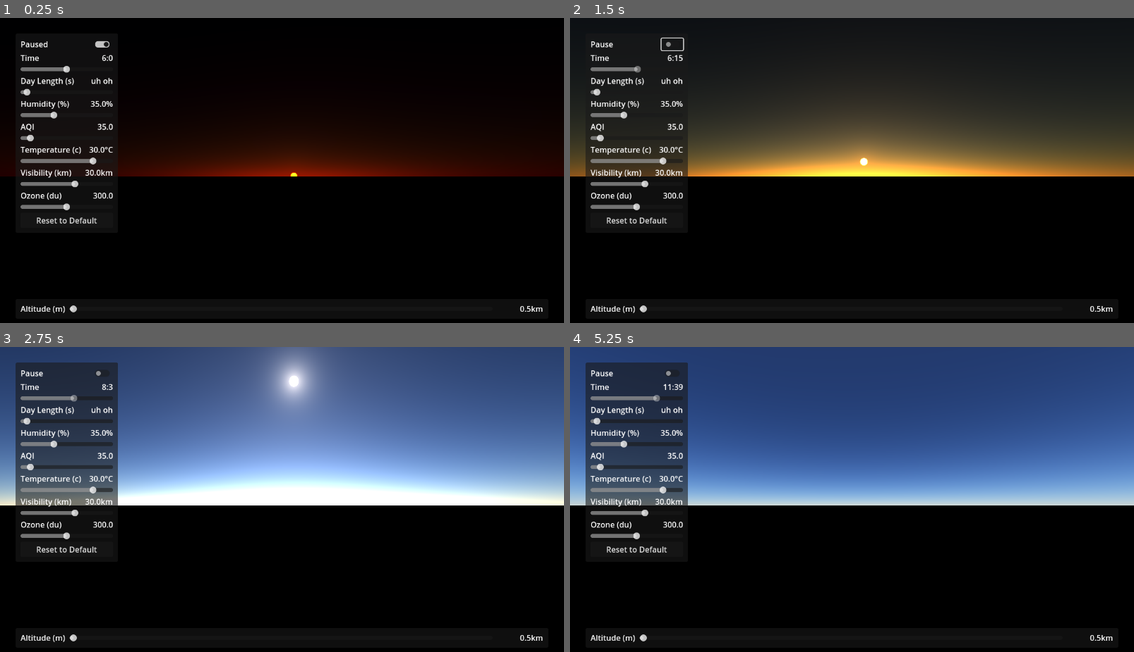
Above: before the commit, frames 1-4 (two rows, left to right).
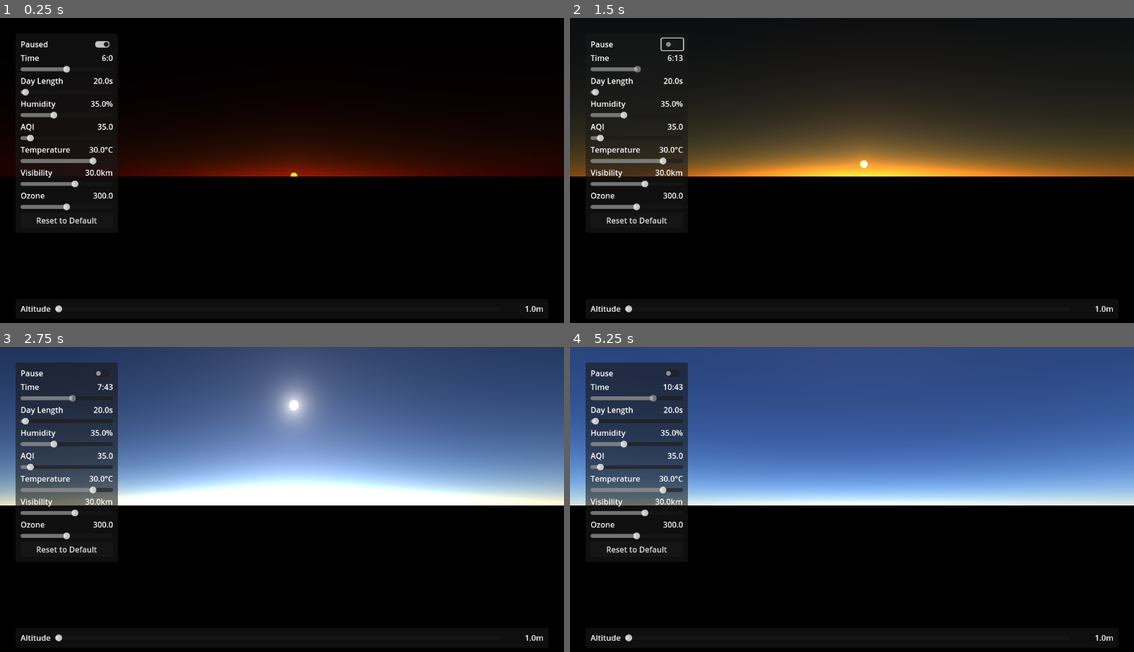
Above: after the commit, the same moments.

Repository: FroggLeo/godot-dynamic-environment
Game: Godot game, scene res://world/world.tscn
Same seed, same stepped clock (60 frames per second), same inputs: the game is played once before the commit and once after it.
Inputs (mouse positions are in pixels of both pictures, inside the frame that each line leads up to):
- Up to frame 1 (0.25 s): no input
- Up to frame 2 (1.5 s): tap Enter at 0.5 s; move the mouse to (976, 161) at 0.52 s; hold Right 0.53-1.25 s; hold Right mouse button (move_camera) 0.53-1.25 s; click (671, 45) at 1.25 s
- Up to frame 3 (2.75 s): move the mouse to (169, 520) at 2.02 s; hold Down from 2.03 s (still down); tap Alt at 2.1 s
- Up to frame 4 (5.25 s): move the mouse to (908, 435) at 2.77 s; release Down at 2.78 s; hold Right 2.78-3.53 s; tap Shift at 2.85, 5.1 s; move the mouse to (823, 569) at 3.52 s; hold Up 3.53-4.28 s; right-click (823, 569) at 3.6 s; move the mouse to (1021, 551) at 4.27 s; hold Left from 4.28 s (still down); tap Alt at 4.35 s; move the mouse to (682, 456) at 5.02 s

The runs differ from the first frame. In frame 1, 0.3% of the frame differs, in the area x 3-97%, y 19-97%; in frame 2, 1.2%; in frame 3, 2.1%; in frame 4, 7.4%, in the area x 3-100%, y 12-97%.

Commit message:
fix slider bug when time is unpaused, small text changes

Diff:
--- a/godot_project/environment_system.gd
+++ b/godot_project/environment_system.gd
@@ -23,7 +23,7 @@
 @export_range(150.0, 450.0, 1.0) var ozone_du := 300.0:
 	set(v): ozone_du = v; _update_atmosphere()
 
-@export_range(1.0, 99999.0, 0.01) var camera_altitude := 0.5:
+@export_range(1.0, 99999.0, 0.01) var camera_altitude := 1.0:
 	set(v): camera_altitude = v; _update_atmosphere()
 
 @export var day_length: float = 20.0
--- a/godot_project/world/player_controller/ui.gd
+++ b/godot_project/world/player_controller/ui.gd
@@ -7,6 +7,9 @@
 
 @onready var time := %time
 @onready var time_v := %vtime
+
+@onready var daylen := %dayl
+@onready var daylen_v := %vdayl
 
 @onready var humidity := %humidity
 @onready var humidity_v := %vhumidity
@@ -38,7 +41,11 @@
 	if "time" in env:
 		print("time good")
 		time.value = env.time
-		time.value_changed.connect(func(v): env.time = v)
+		time.value_changed.connect(_time_slider_update)
+	if "day_length" in env:
+		print("daylength good")
+		daylen.value = env.day_length
+		daylen.value_changed.connect(func(v): env.day_length = v)
 	if "humidity" in env:
 		print("humidity good")
 		humidity.value = env.humidity
@@ -65,6 +72,9 @@
 		altitude.value_changed.connect(func(v): env.camera_altitude = v)
 
 
+func _time_slider_update(v: float):
+	env.time = v
+
 # quick custom clock function
 func time_to_24h(envtime: float) -> String:
 	var total_minutes := int(envtime * 24 * 60 + 18 * 60) % (24 * 60)
@@ -76,14 +86,21 @@
 func _process(_delta: float) -> void:
 	if "time" in env and "paused" in env:
 		if pause.button_pressed:
+			if !time.value_changed.is_connected(_time_slider_update):
+				time.value_changed.connect(_time_slider_update)
 			time.editable = true
 			pause_v.text = "Paused"
 		else:
+			if time.value_changed.is_connected(_time_slider_update):
+				# disconnect the slider so that it doesn't do weird feedback
+				time.value_changed.disconnect(_time_slider_update)
 			time.editable = false
 			time.value = env.time
 			pause_v.text = "Pause"
 	if "time" in env:
 		time_v.text = str(time_to_24h(env.time))
+	if "day_length" in env:
+		daylen_v.text = str(env.day_length) + "s"
 	if "humidity" in env:
 		humidity_v.text = str(env.humidity * 100) + "%"
 	if "aqi" in env:
@@ -95,4 +112,4 @@
 	if "ozone_du" in env:
 		ozone_v.text = str(env.ozone_du)
 	if "camera_altitude" in env:
-		altitude_v.text = str(env.camera_altitude) + "km"
+		altitude_v.text = str(env.camera_altitude) + "m"
--- a/godot_project/world/world.tscn
+++ b/godot_project/world/world.tscn
@@ -79,7 +79,7 @@
 
 [node name="ldayl" type="Label" parent="UI/PanelContainer/MarginContainer/VBoxContainer/d"]
 layout_mode = 2
-text = "Day Length (s)"
+text = "Day Length"
 horizontal_alignment = 1
 
 [node name="vdayl" type="Label" parent="UI/PanelContainer/MarginContainer/VBoxContainer/d"]
@@ -93,7 +93,7 @@
 unique_name_in_owner = true
 layout_mode = 2
 min_value = 1.0
-max_value = 600.0
+max_value = 1200.0
 step = 0.1
 value = 20.0
 scrollable = false
@@ -103,7 +103,7 @@
 
 [node name="lhumidity" type="Label" parent="UI/PanelContainer/MarginContainer/VBoxContainer/h"]
 layout_mode = 2
-text = "Humidity (%)"
+text = "Humidity"
 horizontal_alignment = 1
 
 [node name="vhumidity" type="Label" parent="UI/PanelContainer/MarginContainer/VBoxContainer/h"]
@@ -148,7 +148,7 @@
 
 [node name="ltemp" type="Label" parent="UI/PanelContainer/MarginContainer/VBoxContainer/t"]
 layout_mode = 2
-text = "Temperature (c)"
+text = "Temperature"
 horizontal_alignment = 1
 
 [node name="vtemp" type="Label" parent="UI/PanelContainer/MarginContainer/VBoxContainer/t"]
@@ -172,7 +172,7 @@
 
 [node name="lvis" type="Label" parent="UI/PanelContainer/MarginContainer/VBoxContainer/v"]
 layout_mode = 2
-text = "Visibility (km)"
+text = "Visibility"
 horizontal_alignment = 1
 
 [node name="vvis" type="Label" parent="UI/PanelContainer/MarginContainer/VBoxContainer/v"]
@@ -196,7 +196,7 @@
 
 [node name="lozone" type="Label" parent="UI/PanelContainer/MarginContainer/VBoxContainer/o"]
 layout_mode = 2
-text = "Ozone (du)"
+text = "Ozone"
 horizontal_alignment = 1
 
 [node name="vozone" type="Label" parent="UI/PanelContainer/MarginContainer/VBoxContainer/o"]
@@ -240,7 +240,7 @@
 
 [node name="laltitude" type="Label" parent="UI/PanelContainer2/MarginContainer/a"]
 layout_mode = 2
-text = "Altitude (m) "
+text = "Altitude "
 
 [node name="altitude" type="HSlider" parent="UI/PanelContainer2/MarginContainer/a"]
 unique_name_in_owner = true
@@ -254,7 +254,7 @@
 
 [node name="valtitude" type="Label" parent="UI/PanelContainer2/MarginContainer/a"]
 unique_name_in_owner = true
-custom_minimum_size = Vector2(100, 0)
-layout_mode = 2
-text = "uh oh"
-horizontal_alignment = 2
+custom_minimum_size = Vector2(85, 0)
+layout_mode = 2
+text = "99999.0m"
+horizontal_alignment = 2
